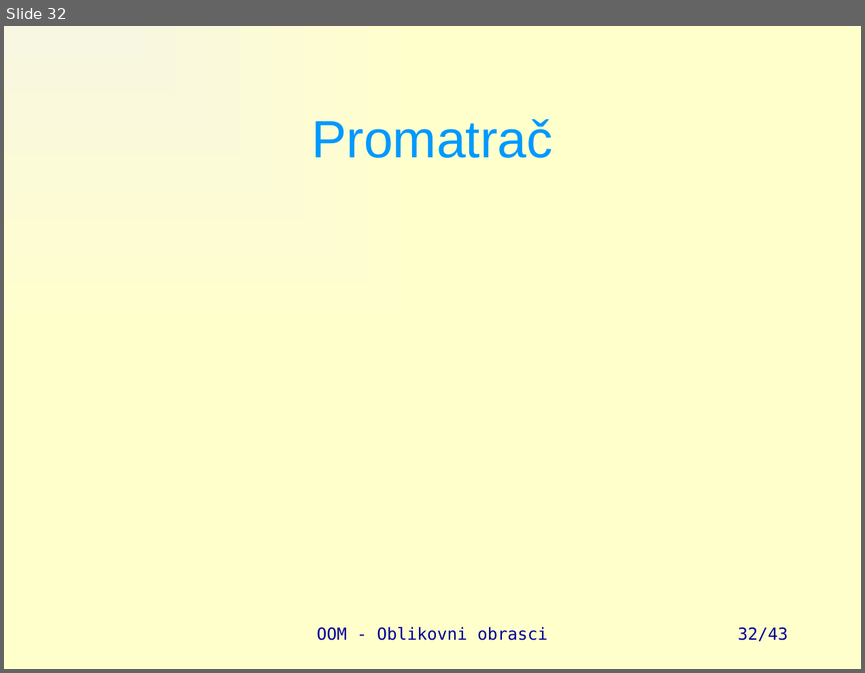
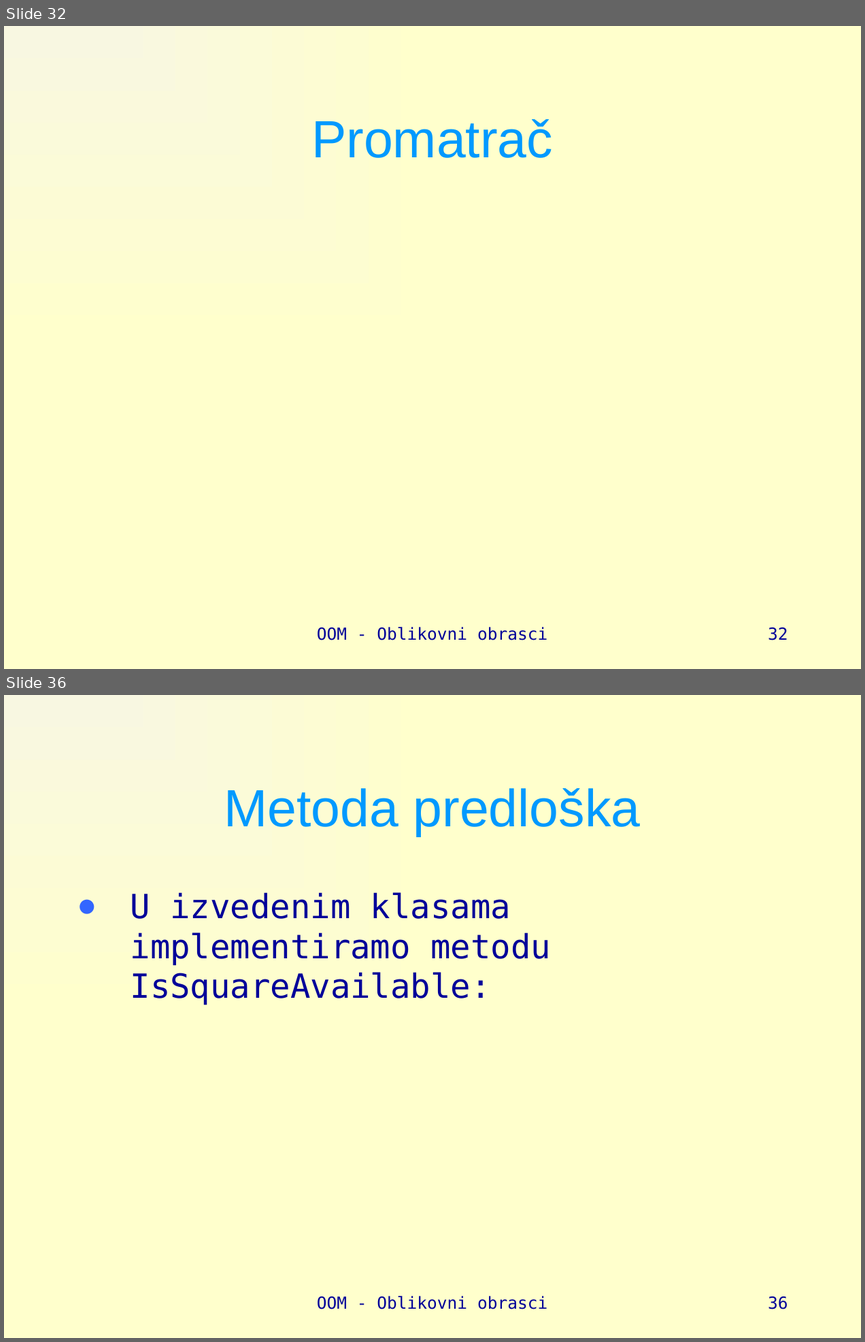
Before and after one commit to vsite-oom/DesignPatterns, a slide deck: docs/Design patterns.pptx. Shown one above the other, each under a label of ours: slide 32 before the commit, slides 32 and 36 after it; the slides between them are not shown. The pictures are 865x673 and 865x1342 pixels, drawn with LibreOffice and Linux fonts; fonts in the diff are those of the drawing. Boxes give left, top, right and bottom in pixels: in the first picture for what was removed or moved away, otherwise in the second. Text is boxed around its words. In the diff, an @@ line names an element or a change of style, - is before the commit and + after.

```diff
--- a/docs/Design patterns.pptx
+++ b/docs/Design patterns.pptx
@@ slide 36 added at (4,695,861,1338), background gradient #F8F7E1 to #FFFFCC @@
@@ title added at (224,788,640,836), 44 pt, text #0099FF @@
+Metoda predloška
@@ text added at (130,892,551,1005), 28 pt, text #000099 @@
+● U izvedenim klasama implementiramo metodu IsSquareAvailable:
@@ text added at (317,1295,547,1309), 14 pt, text #000099 @@
+OOM - Oblikovni obrasci
@@ page number added at (768,1296,788,1309), 14 pt, text #000099 @@
+36
@@ page number at (768,626,788,640): text changed @@
-32/43
+32
```
Also in this commit, not shown: 1 slide changed, 3 other slides added, 5 other files.
